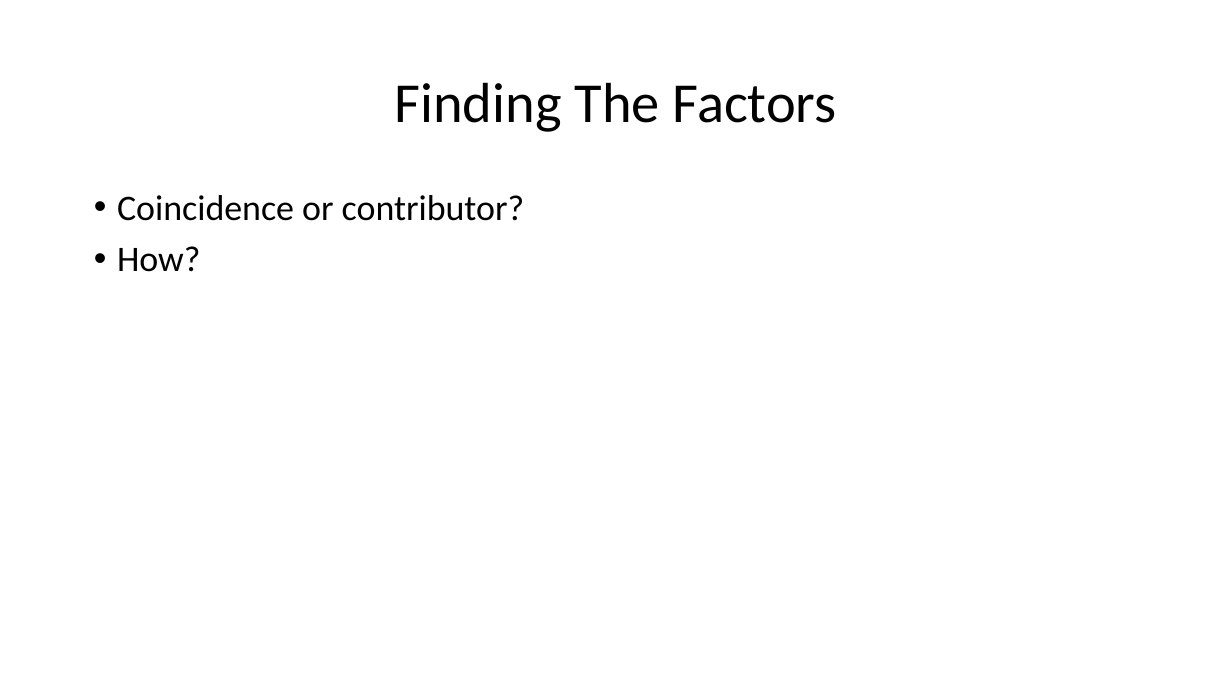
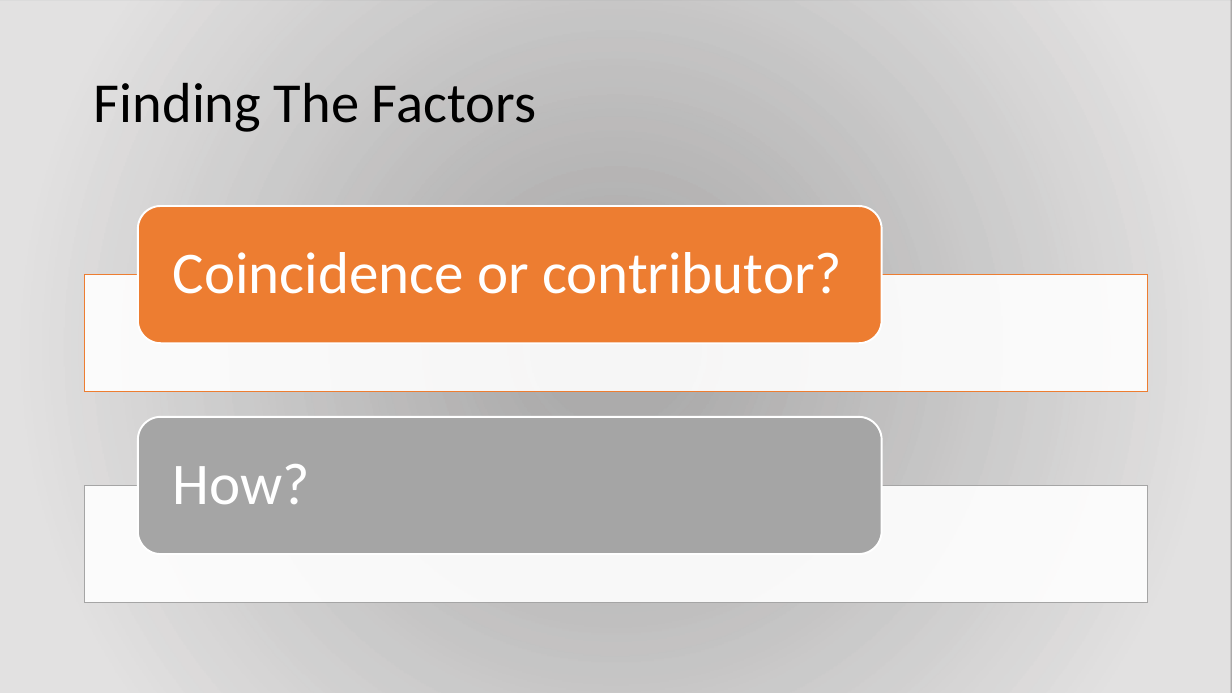
Before and after one commit to Chrybear/Factors-Of-Happiness-In-The-World, a slide deck: slide 18 of CSC 583 Project - Barrett & Bruggemann.pptx. Drawn at 1232x693 pixels with LibreOffice and Linux fonts; fonts in the diff are those of the drawing; background and template pictures are left out; a plain dark background stands for a picture behind light text. Boxes give left, top, right and bottom in pixels: in the first picture for what was removed or moved away, otherwise in the second. Text is boxed around its words. In the diff, an @@ line names an element or a change of style, - is before the commit and + after.

```diff
--- a/CSC 583 Project - Barrett & Bruggemann.pptx
+++ b/CSC 583 Project - Barrett & Bruggemann.pptx
@@ background #FFFFFF to picture (left out) @@
@@ rectangle added at (0,0,1232,693), fill gradient #E7E6E6 @@
@@ title "Finding The Factors" at (94,82,536,132): alignment centre to left @@
@@ text "Coincidence or contributor?": place and size @@
-text "Coincidence or contributor?" at (117,195,524,272)
+text "Coincidence or contributor?" at (173,252,842,294)
@@ text "Coincidence or contributor?" at (173,252,842,294): size 28 to 46 pt, text colour #000000 to #FFFFFF; bullet • to none; more space between paragraphs; vertical alignment top to middle @@
@@ text at (117,246,200,272): paragraph removed @@
-• How?
@@ group added at (85,206,1148,603): 2 rectangles, 2 rounded rectangles, 1 text @@
+How?
```
Also in this commit, not shown: 6 other slides changed.
